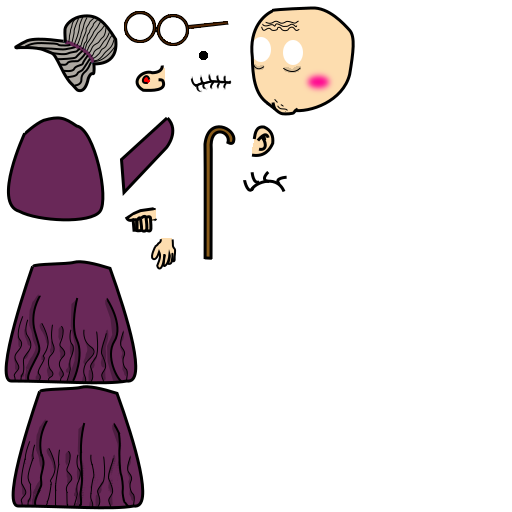
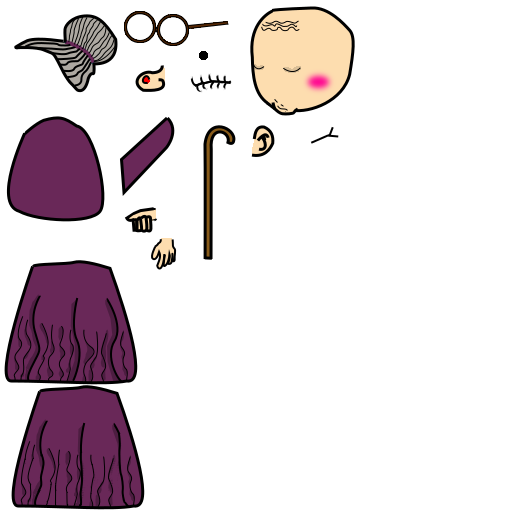
Layer changes from the first (512, 512) image to the second:
added layer "EyeAngry" above "Eye" over [310, 126, 339, 144]
removed layer "MouthSad" over [243, 171, 287, 192]
painted on "Color" over [253, 37, 303, 66]
